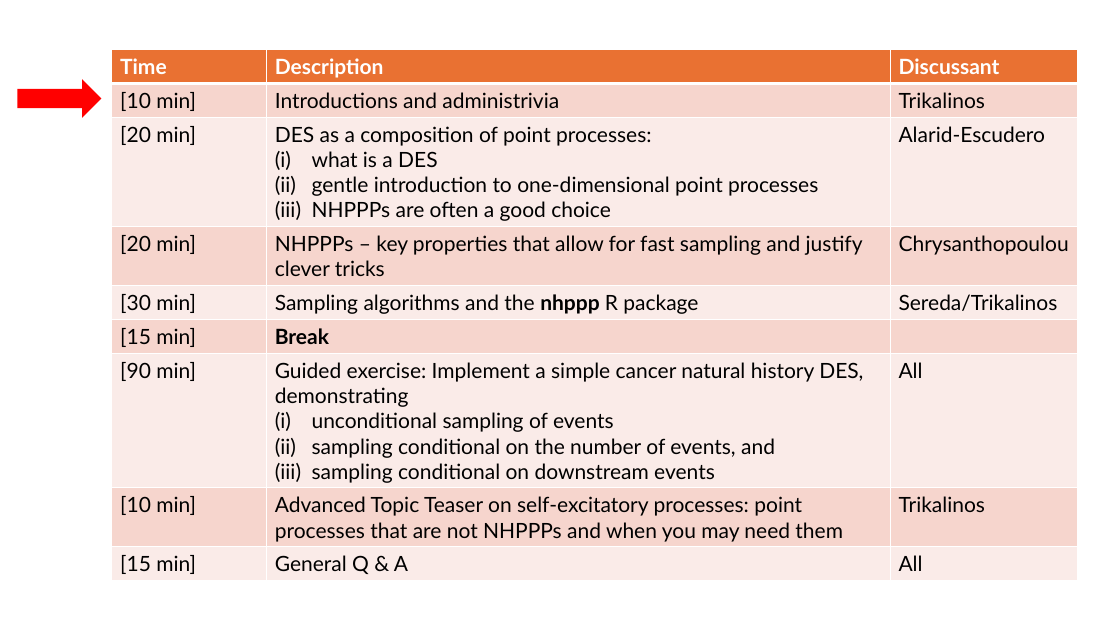
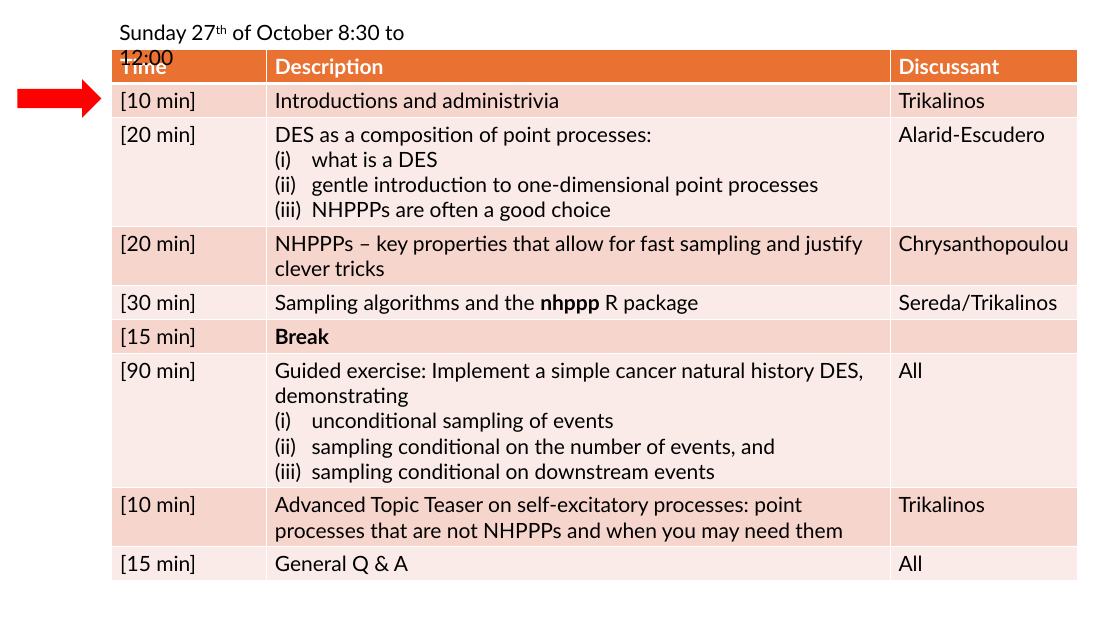
Before and after one commit to ttrikalin/des-R-course, a slide deck: slide 3 of materials/00_agenda.pptx. Drawn at 1120x630 pixels with LibreOffice and Linux fonts; fonts in the diff are those of the drawing. Boxes give left, top, right and bottom in pixels: in the first picture for what was removed or moved away, otherwise in the second. Text is boxed around its words. In the diff, an @@ line names an element or a change of style, - is before the commit and + after.

```diff
--- a/materials/00_agenda.pptx
+++ b/materials/00_agenda.pptx
@@ text added at (x1=119, y1=24, x2=404, y2=70), 18 pt, text #000000 @@
+Sunday 27th of October 8:30 to 12:00
```
